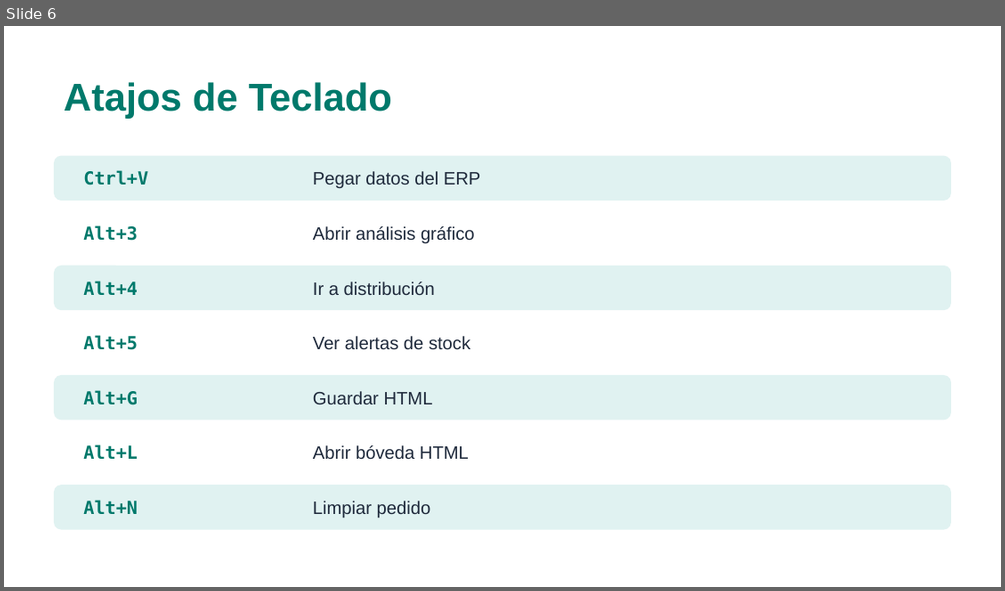
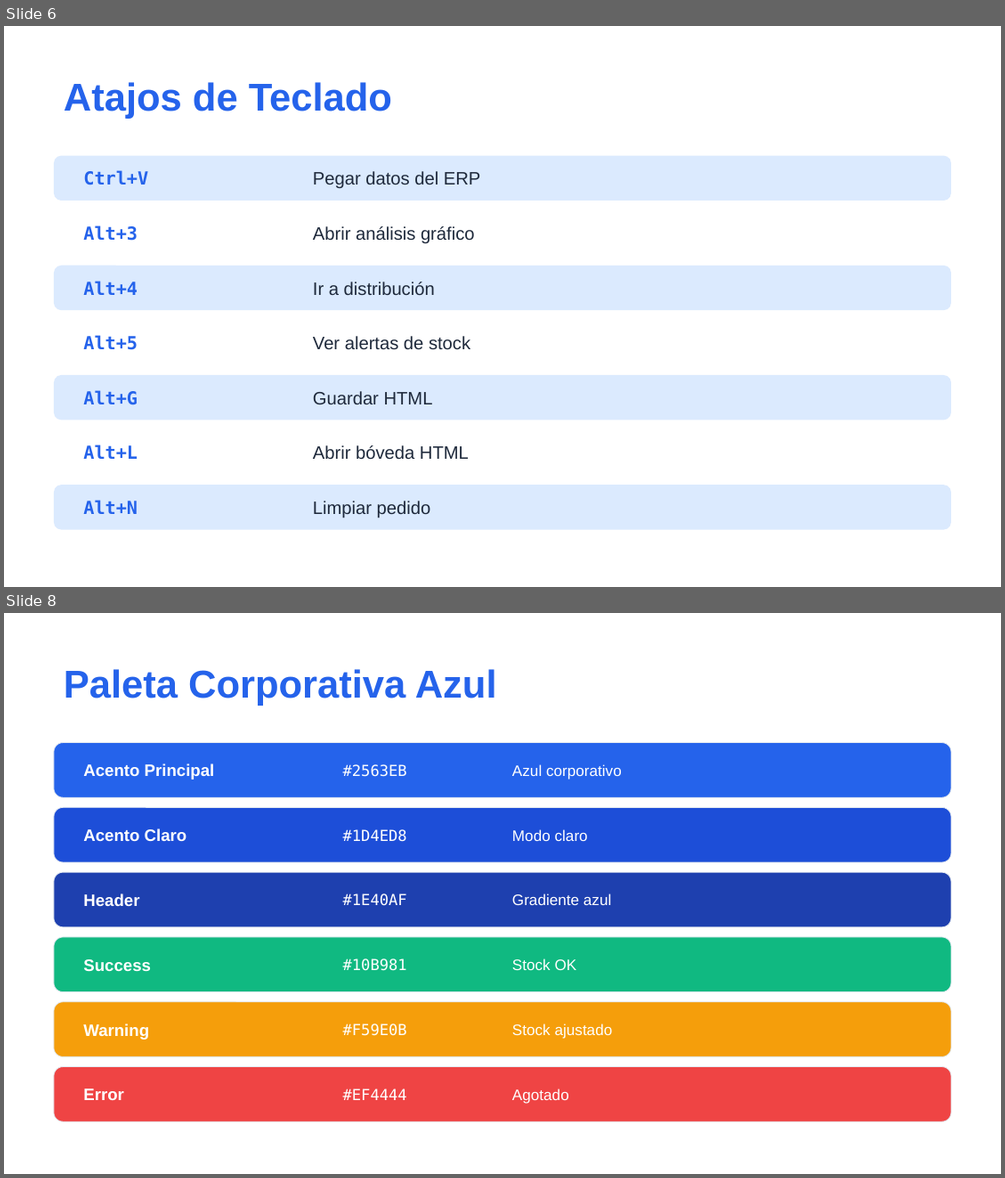
Before and after one commit to carloscus/g360-order-xlsx, a slide deck: docs/CIPSA_OrderX_Guia_Uso.pptx. Shown one above the other, each under a label of ours: slide 6 before the commit, slides 6 and 8 after it; the slides between them are not shown. The pictures are 1005x591 and 1005x1178 pixels, drawn with LibreOffice and Linux fonts; fonts in the diff are those of the drawing. Boxes give left, top, right and bottom in pixels: in the first picture for what was removed or moved away, otherwise in the second. Text is boxed around its words. In the diff, an @@ line names an element or a change of style, - is before the commit and + after.

Commit message:
docs: Actualizar README, PPTX y MANUAL_USUARIO.md v6.0.0
README:
- Paleta azul corporativo (#2563eb)
- Tablas mejoradas (13 columnas, sort, filtro, cajas)
- Scripts de mantenimiento de catalogo
- Estructura actualizada

PPTX:
- Paleta azul corporativa
- Nuevos slides: Tabla mejorada, Paleta corporativa
- v6.0.0

MANUAL_USUARIO:
- Seccion 7.3: 13 columnas con Cajas, sort, filtro
- Nota: boton HTML unificado en sidebar

Limpieza:
- Eliminar scripts de diagnostico (analyze-html, calc-pedido, regen-report, verify-changes)
- Eliminar hook muerto useVendedor.js
- Eliminar archivos de prueba muertos (test_*.docx, skus-pedido.json)
- .gitignore: excluir archivos temporales

```diff
--- a/docs/CIPSA_OrderX_Guia_Uso.pptx
+++ b/docs/CIPSA_OrderX_Guia_Uso.pptx
@@ slide 8 added at (4,613,1001,1174), background #FFFFFF @@
@@ text added at (64,669,497,706), 28 pt, text #2563EB, bold @@
+Paleta Corporativa Azul
@@ rounded rectangle added at (54,743,951,797), fill #2563EB, outline #E2E8F0 0.5 pt @@
@@ text added at (83,763,215,779), 12 pt, text #FFFFFF, bold @@
+Acento Principal
@@ text added at (343,764,407,777), 11 pt, text #FFFFFF @@
+#2563EB
@@ text added at (512,764,622,779), 11 pt, text #FFFFFF @@
+Azul corporativo
@@ rounded rectangle added at (54,807,951,862), fill #1D4ED8, outline #E2E8F0 0.5 pt @@
@@ text added at (83,828,187,841), 12 pt, text #FFFFFF, bold @@
+Acento Claro
@@ text added at (343,829,407,842), 11 pt, text #FFFFFF @@
+#1D4ED8
@@ text added at (512,829,588,841), 11 pt, text #FFFFFF @@
+Modo claro
@@ rounded rectangle added at (54,872,951,927), fill #1E40AF, outline #E2E8F0 0.5 pt @@
@@ text added at (83,893,139,906), 12 pt, text #FFFFFF, bold @@
+Header
@@ text added at (343,893,407,906), 11 pt, text #FFFFFF @@
+#1E40AF
@@ text added at (512,893,611,905), 11 pt, text #FFFFFF @@
+Gradiente azul
@@ rounded rectangle added at (54,937,951,992), fill #10B981, outline #E2E8F0 0.5 pt @@
@@ text added at (83,959,151,972), 12 pt, text #FFFFFF, bold @@
+Success
@@ text added at (343,958,407,971), 11 pt, text #FFFFFF @@
+#10B981
@@ text added at (512,958,577,970), 11 pt, text #FFFFFF @@
+Stock OK
@@ rounded rectangle added at (54,1002,951,1056), fill #F59E0B, outline #E2E8F0 0.5 pt @@
@@ text added at (83,1023,149,1039), 12 pt, text #FFFFFF, bold @@
+Warning
@@ text added at (343,1023,407,1036), 11 pt, text #FFFFFF @@
+#F59E0B
@@ text added at (512,1023,613,1038), 11 pt, text #FFFFFF @@
+Stock ajustado
@@ rounded rectangle added at (54,1067,951,1121), fill #EF4444, outline #E2E8F0 0.5 pt @@
@@ text added at (83,1088,124,1100), 12 pt, text #FFFFFF, bold @@
+Error
@@ text added at (343,1088,407,1100), 11 pt, text #FFFFFF @@
+#EF4444
@@ text added at (512,1088,569,1103), 11 pt, text #FFFFFF @@
+Agotado
@@ slide 6 changed as well @@
@@ fill #E0F2F1 to #DBEAFE in 4 elements at (54,156,951,200), (54,265,951,310), (54,375,951,419), (54,484,951,530) @@
@@ text colour #00796B to #2563EB in 8 elements at (64,82,392,119), (83,170,148,185), (83,225,138,240), (83,281,138,295), (83,335,138,350), (83,390,138,405), (83,444,138,459), (83,499,138,514) @@
```
Also in this commit, not shown: 6 other slides changed, 2 other slides added, 12 other files.
